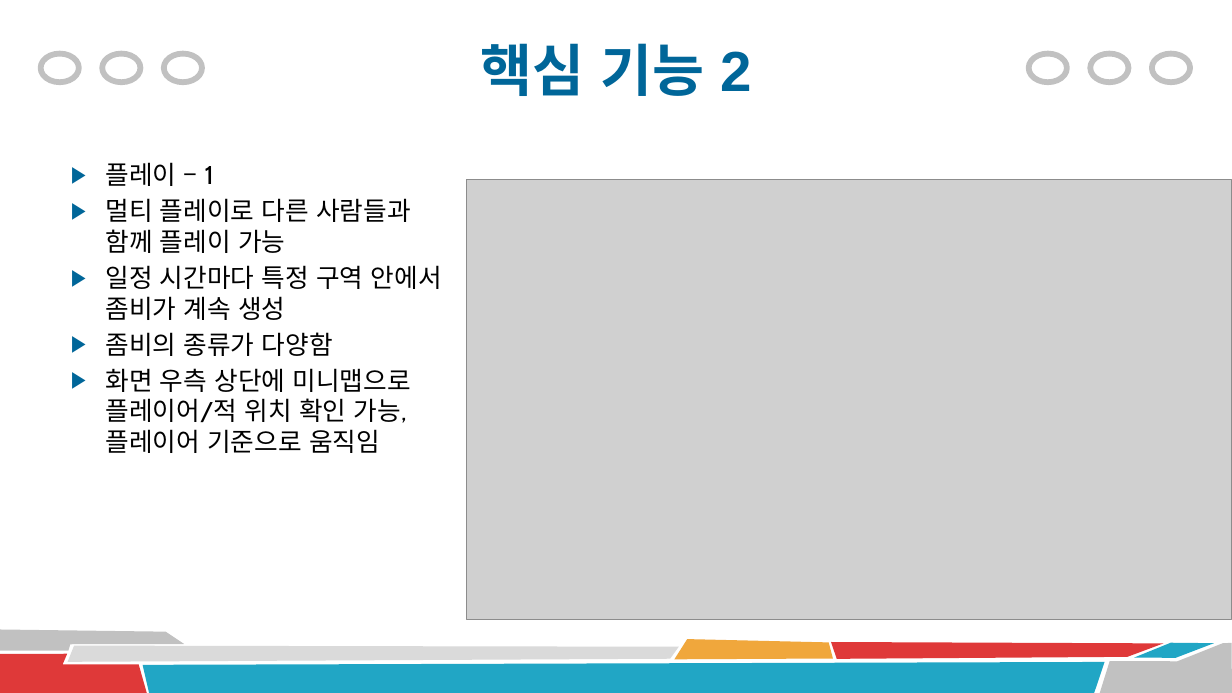
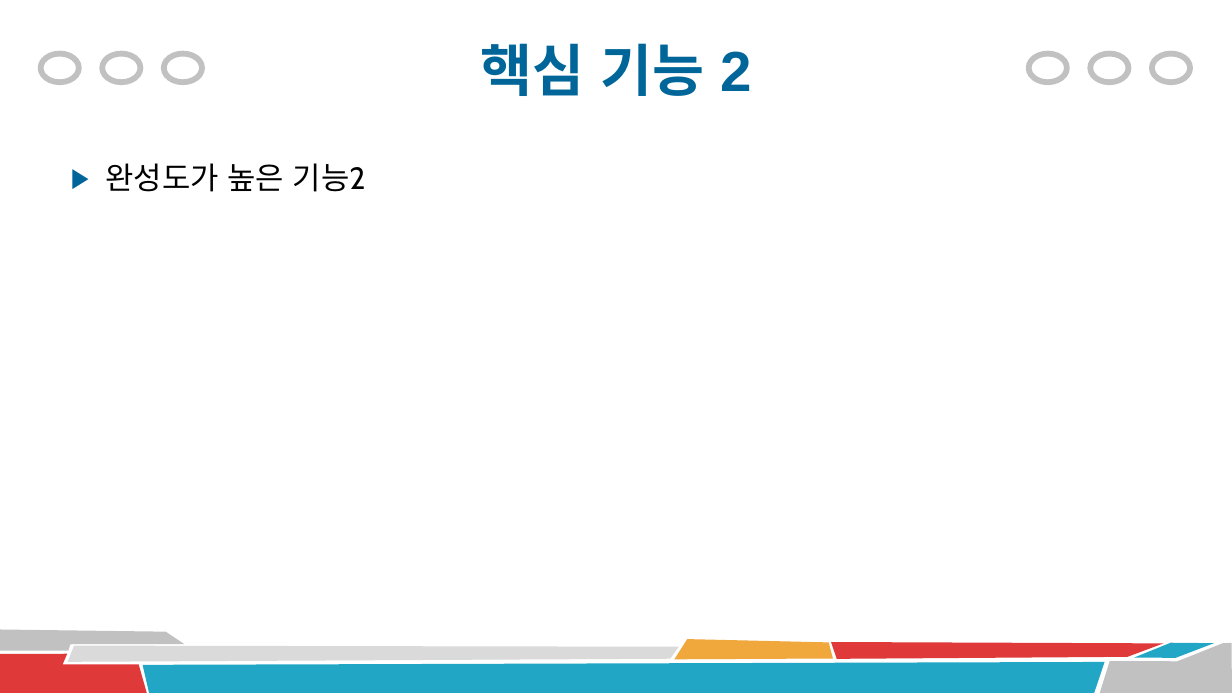
Before and after one commit to xogml01074/Final-Project, a slide deck: slide 6 of 최종 프로젝트(좀비 서바이벌).pptx. Drawn at 1232x693 pixels with LibreOffice and Linux fonts; fonts in the diff are those of the drawing; grey boxes stand for pictures. Boxes give left, top, right and bottom in pixels: in the first picture for what was removed or moved away, otherwise in the second. Text is boxed around its words. In the diff, an @@ line names an element or a change of style, - is before the commit and + after.

```diff
--- a/최종 프로젝트(좀비 서바이벌).pptx
+++ b/최종 프로젝트(좀비 서바이벌).pptx
@@ text at (105, 163, 366, 192): text changed; size 20 to 24 pt @@
-▶ 플레이 – 1
-▶ 멀티 플레이로 다른 사람들과 함께 플레이 가능
-▶ 일정 시간마다 특정 구역 안에서 좀비가 계속 생성
-▶ 좀비의 종류가 다양함
-▶ 화면 우측 상단에 미니맵으로 플레이어/적 위치 확인 가능, 플레이어 기준으로 움직임
+▶ 완성도가 높은 기능2
@@ picture removed at (466, 179, 1232, 619) @@
```
Also in this commit, not shown: 5 other slides changed, 1 slide added, 2 slides removed, 36 other files.
